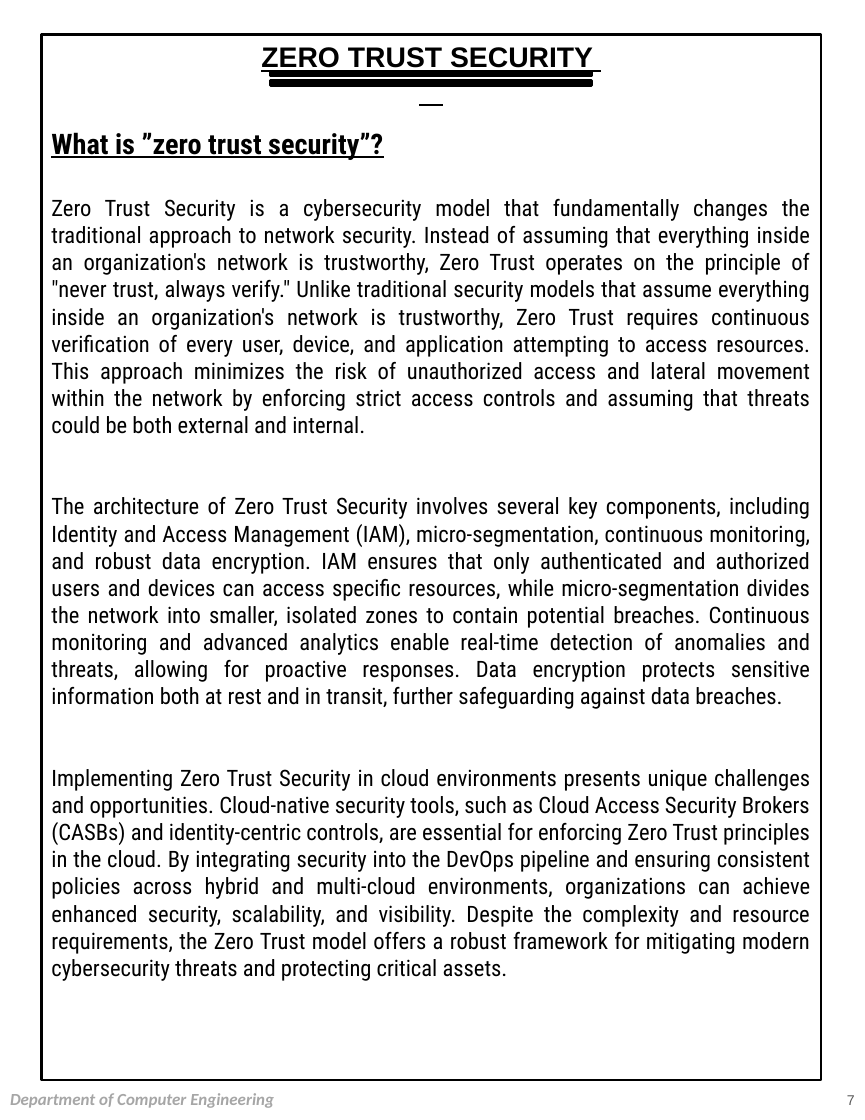
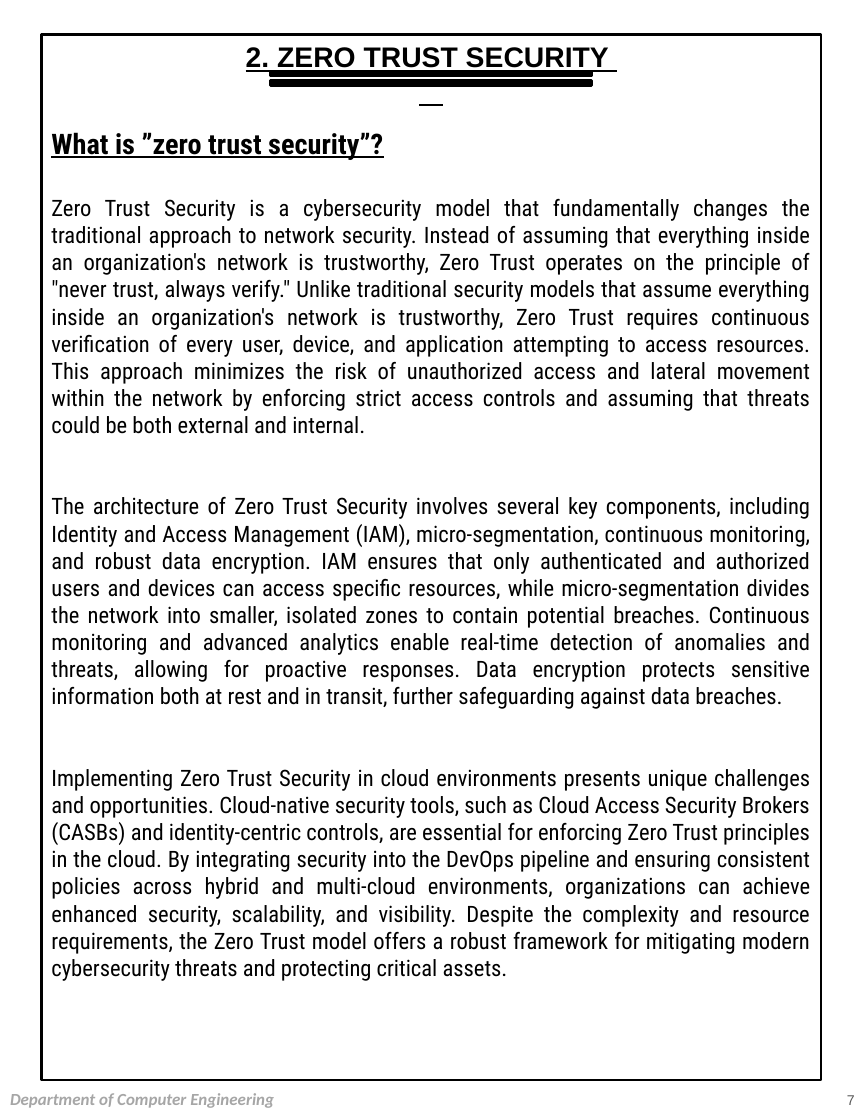
Before and after one commit to Silo5k3u8t4/semi, a slide deck: slide 7 of NEW.pptx. Drawn at 865x1120 pixels with LibreOffice and Linux fonts; fonts in the diff are those of the drawing. Boxes give left, top, right and bottom in pixels: in the first picture for what was removed or moved away, otherwise in the second. Text is boxed around its words. In the diff, an @@ line names an element or a change of style, - is before the commit and + after.

```diff
--- a/NEW.pptx
+++ b/NEW.pptx
@@ text at bbox=[246, 47, 609, 73]: text changed @@
-ZERO TRUST SECURITY
+2. ZERO TRUST SECURITY
```
Also in this commit, not shown: 7 other slides changed, 1 slide added.
